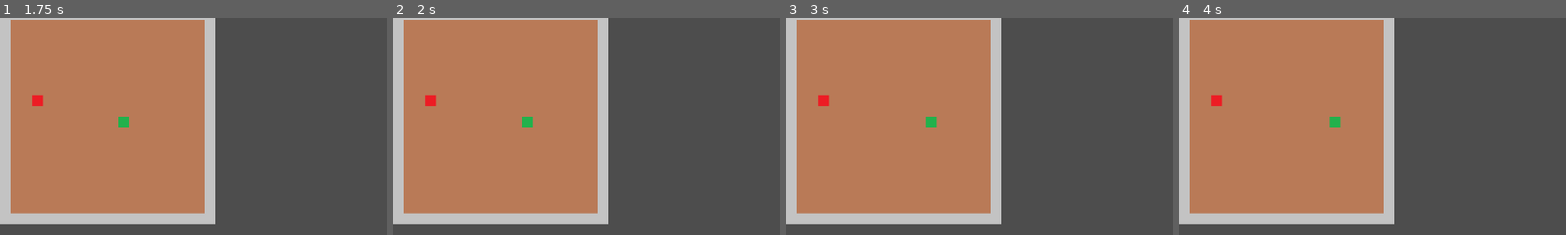
Above: before the commit, frames 1-4 (left to right).
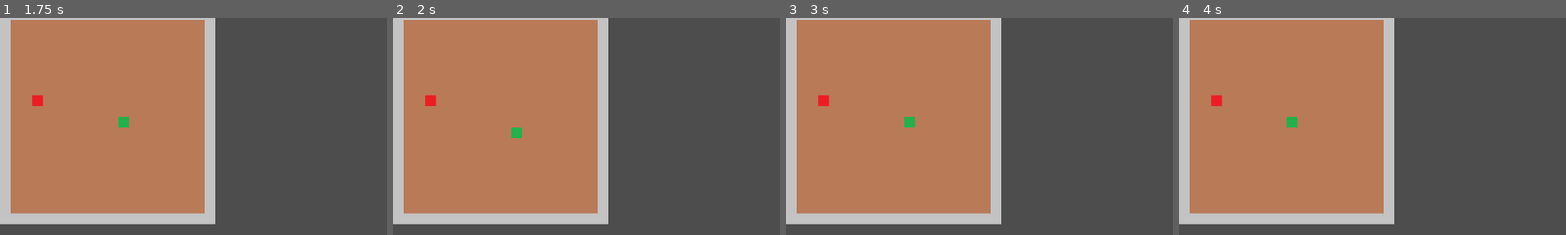
Above: after the commit, the same moments.

Repository: Sebastian-Musial/Snake---The-game
Game: Godot game, scene res://Game.tscn
Two runs of this game, one before a commit and one after it. Both use one fixed random seed, a clock stepped at 60 frames per second and the inputs below.
Inputs:
- Up to frame 1 (1.75 s): tap Enter at 0.5 s; hold Right 0.53-1.28 s; tap Space at 1.25 s; hold Down from 1.28 s (still down)
- Up to frame 2 (2 s): keep holding Down
- Up to frame 3 (3 s): tap Enter at 2 s; release Down at 2.03 s; hold Right 2.03-2.78 s; tap Space at 2.75 s; hold Up from 2.78 s (still down)
- Up to frame 4 (4 s): tap Enter at 3.5 s; release Up at 3.53 s; hold Left from 3.53 s (still down)
The pictures show only the part of the screen within x 0-50%, y 2-52%; the shares and areas given below are measured in that part.

Frame 1 is identical in both runs. In frame 2, 0.3% of the frame differs, in the area x 30-37%, y 45-56%; in frame 3, 0.3%; in frame 4, 0.3%.

Commit message:
Create control with WASC and arrows

Diff:
--- a/snake-the-game/Game.gd
+++ b/snake-the-game/Game.gd
@@ -58,14 +58,14 @@
 func _unhandled_input(event):
 	if event is InputEventKey and event.pressed:
 		match event.keycode:
-			Key.KEY_UP: print("Gora")
-			Key.KEY_W: print("Gora")
-			Key.KEY_DOWN: print("Dol")
-			Key.KEY_S: print("Dol")
-			Key.KEY_LEFT: print("Lewo")
-			Key.KEY_A: print("Lewo")
-			Key.KEY_RIGHT: print("Prawo")
-			Key.KEY_D: print("Prawo")
+			Key.KEY_UP, Key.KEY_W:
+				snake.set_dir(Types.directions.UP)
+			Key.KEY_DOWN, Key.KEY_S:
+				snake.set_dir(Types.directions.DOWN)
+			Key.KEY_LEFT, Key.KEY_A:
+				snake.set_dir(Types.directions.LEFT)
+			Key.KEY_RIGHT, Key.KEY_D:
+				snake.set_dir(Types.directions.RIGHT)
 
 
 #!!!!TUTAJ JUZ MECHANIKA JAK WSZYSTKO PRZEPLYWA PRZEZ GRE!!!#
--- a/snake-the-game/Snake_Class.gd
+++ b/snake-the-game/Snake_Class.gd
@@ -20,7 +20,7 @@
 	_snake_body.append(Vector2i(int(board_size.x / 2), int(board_size.y / 2)))
 
 #Hybryda z szablonu C++ set dir + try set dir
-func set_dir(N_dir) -> void:
+func set_dir(N_dir: Types.directions) -> void:
 	if not Game_Mechanic.is_opposite(_dir, N_dir):
 		_dir = N_dir
 
@@ -51,8 +51,13 @@
 
 #Narazie testowo głowa się przesuwa w prawo
 func move_snake() -> void:
-	var head := get_body()[0]
-	var new_head := head + Vector2i(1, 0) # w prawo
-
-	get_body().insert(0, new_head)	#Nowa głowa
-	get_body().remove_at(get_body().size() - 1)			#Kasowanie ogona - ostatniego elementu
+	var temp := Vector2i.ZERO
+	match _dir:
+		Types.directions.UP: temp = Vector2i(0, -1)
+		Types.directions.DOWN: temp = Vector2i(0, 1)
+		Types.directions.RIGHT: temp = Vector2i(1, 0)
+		Types.directions.LEFT: temp = Vector2i(-1, 0)
+	#var new_head := head + Vector2i(1, 0) # w prawo
+	var new_head := _snake_body[0] + temp
+	_snake_body.push_front(new_head)	#Nowa głowa
+	_snake_body.pop_back()	#Kasuj ogon
